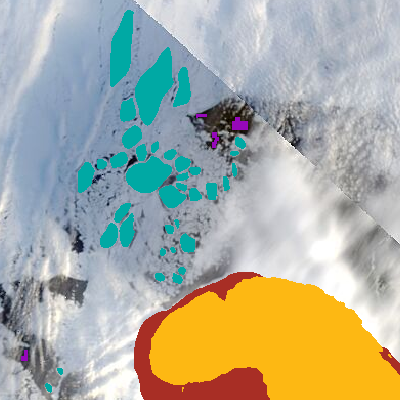
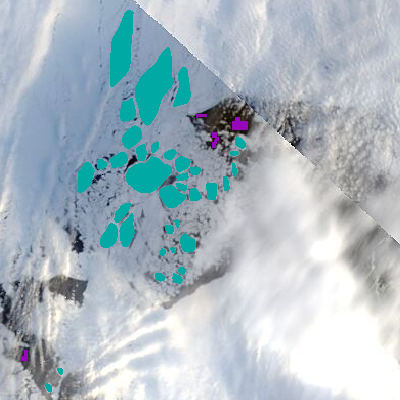
Layer changes from the first 400x400 image to the second:
hid "landmask" (2nd of 2) over bbox(149, 276, 400, 400)
hid "landfast ice" over bbox(134, 272, 400, 400)
